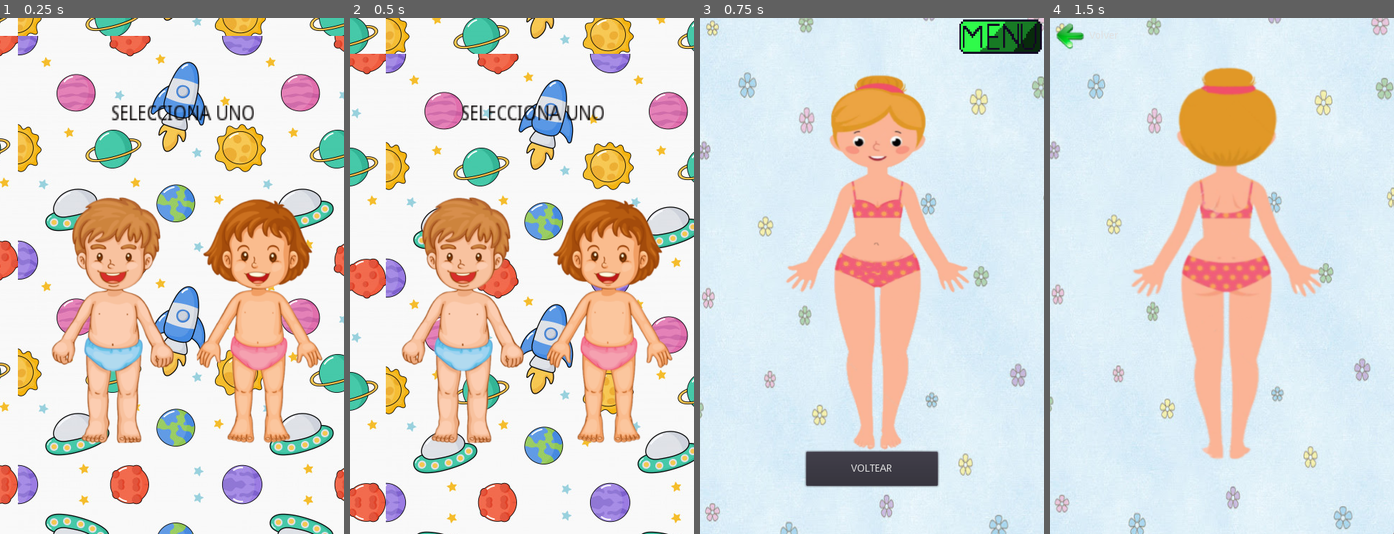
Above: before the commit, frames 1-4 (left to right).
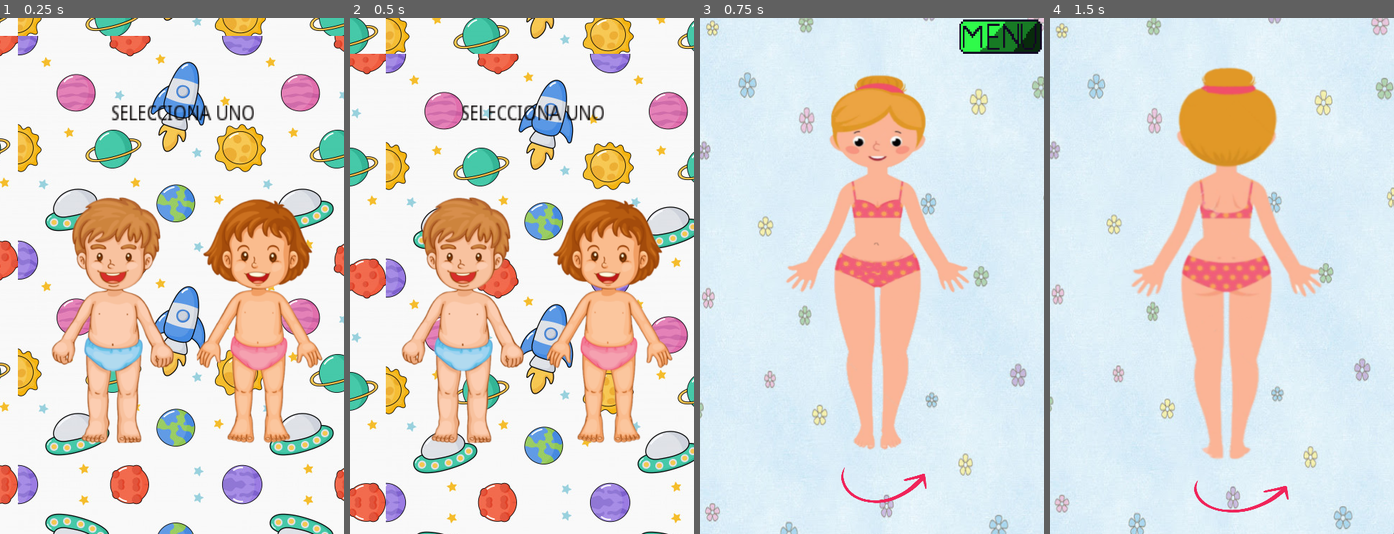
Above: after the commit, the same moments.

Repository: CristinaVinanzaca/vinculacion
Game: Godot game, scene res://Menuinicio.tscn
Two runs of this game, one before a commit and one after it. Both use one fixed random seed, a clock stepped at 60 frames per second and the inputs below.
Inputs (mouse positions are in pixels of both pictures, inside the frame that each line leads up to; where the layout moved, square brackets give the same spot in the first picture):
- Up to frame 1 (0.25 s): no input
- Up to frame 2 (0.5 s): no input
- Up to frame 3 (0.75 s): click (913, 317) at 0.5 s
- Up to frame 4 (1.5 s): click (1232, 482) [1222, 466] at 1.25 s

Frames 1-2 are identical in both runs. In frame 3, 2.9% of the frame differs, in the area x 30-70%, y 83-95%; in frame 4, 0.5%.

Commit message:
Flechas de dar la vuelta al cuerpo
cambios de bonotes y arreglos de inconformidad

Diff:
--- a/vinculacionppp/escenas/espaldaMujer.tscn
+++ b/vinculacionppp/escenas/espaldaMujer.tscn
@@ -3,7 +3,7 @@
 [ext_resource path="res://Node2D.gd" type="Script" id=1]
 [ext_resource path="res://imagen/fondos/fonfo niña.jpg" type="Texture" id=2]
 [ext_resource path="res://imagen/cuerposXD/niñaAtrasSF.png" type="Texture" id=3]
-[ext_resource path="res://imagen/return verde.png" type="Texture" id=4]
+[ext_resource path="res://imagen/flecha-color-e1454f.png" type="Texture" id=4]
 
 [node name="Node2D" type="Node2D"]
 script = ExtResource( 1 )
@@ -19,11 +19,11 @@
 texture = ExtResource( 3 )
 
 [node name="voltear" type="Button" parent="."]
-margin_left = 2.0
-margin_top = 2.0
-margin_right = 107.0
-margin_bottom = 48.0
-text = "Volver"
+margin_left = 180.0
+margin_top = 632.0
+margin_right = 732.0
+margin_bottom = 968.0
+rect_scale = Vector2( 0.309908, 0.18188 )
 icon = ExtResource( 4 )
 flat = true
 __meta__ = {
--- a/vinculacionppp/escenas/niñoEspalda.tscn
+++ b/vinculacionppp/escenas/niñoEspalda.tscn
@@ -3,10 +3,10 @@
 [ext_resource path="res://escenas/niñoEspalda.gd" type="Script" id=1]
 [ext_resource path="res://imagen/fondos/fondoniños.png" type="Texture" id=2]
 [ext_resource path="res://imagen/cuerposXD/niñoAtrasSF.png" type="Texture" id=3]
-[ext_resource path="res://imagen/return verde.png" type="Texture" id=4]
+[ext_resource path="res://imagen/flecha-color-e1454f.png" type="Texture" id=4]
 
 [node name="Node2D" type="Node2D"]
-position = Vector2( -3.84244, 3.84244 )
+position = Vector2( -3.84244, 18.8391 )
 script = ExtResource( 1 )
 
 [node name="fondo" type="Sprite" parent="."]
@@ -20,11 +20,11 @@
 texture = ExtResource( 3 )
 
 [node name="voltear" type="Button" parent="."]
-margin_left = 2.0
-margin_top = -4.0
-margin_right = 54.0
-margin_bottom = 42.0
-text = "Volver"
+margin_left = 186.0
+margin_top = 614.0
+margin_right = 738.0
+margin_bottom = 950.0
+rect_scale = Vector2( 0.295741, 0.216439 )
 icon = ExtResource( 4 )
 flat = true
 __meta__ = {
--- a/vinculacionppp/escenas/niñoFrente.tscn
+++ b/vinculacionppp/escenas/niñoFrente.tscn
@@ -1,9 +1,10 @@
-[gd_scene load_steps=5 format=2]
+[gd_scene load_steps=6 format=2]
 
 [ext_resource path="res://escenas/niñoFrente.gd" type="Script" id=1]
 [ext_resource path="res://imagen/fondos/fondoniños.png" type="Texture" id=2]
 [ext_resource path="res://imagen/cuerposXD/niñoFrenteSF.png" type="Texture" id=3]
 [ext_resource path="res://imagen/menu.png" type="Texture" id=4]
+[ext_resource path="res://imagen/flecha-color-e1454f.png" type="Texture" id=5]
 
 [node name="Node2D" type="Node2D"]
 script = ExtResource( 1 )
@@ -79,6 +80,9 @@
 margin_top = 197.881
 margin_right = 302.178
 margin_bottom = 253.881
+__meta__ = {
+"_edit_use_anchors_": false
+}
 
 [node name="mano1" type="TextureButton" parent="."]
 margin_left = 129.0
@@ -121,6 +125,9 @@
 margin_top = 415.119
 margin_right = 307.0
 margin_bottom = 447.119
+__meta__ = {
+"_edit_use_anchors_": false
+}
 
 [node name="canilla" type="TextureButton" parent="."]
 margin_left = 186.119
@@ -153,11 +160,16 @@
 margin_bottom = 315.0
 
 [node name="Voltear" type="Button" parent="."]
-margin_left = 157.476
-margin_top = 607.0
-margin_right = 334.476
-margin_bottom = 642.0
-text = "VOLTEAR"
+margin_left = 182.932
+margin_top = 594.272
+margin_right = 734.932
+margin_bottom = 930.272
+rect_scale = Vector2( 0.222173, 0.17856 )
+icon = ExtResource( 5 )
+flat = true
+__meta__ = {
+"_edit_use_anchors_": false
+}
 
 [node name="Buttonvolvermenu" type="Button" parent="."]
 margin_left = 366.538
--- a/vinculacionppp/escenas/secundaria.tscn
+++ b/vinculacionppp/escenas/secundaria.tscn
@@ -1,8 +1,9 @@
-[gd_scene load_steps=6 format=2]
+[gd_scene load_steps=7 format=2]
 
 [ext_resource path="res://escenas/secundaria.gd" type="Script" id=1]
 [ext_resource path="res://imagen/fondos/fonfo niña.jpg" type="Texture" id=2]
 [ext_resource path="res://imagen/cuerposXD/niñaFrenteSF.png" type="Texture" id=3]
+[ext_resource path="res://imagen/flecha-color-e1454f.png" type="Texture" id=4]
 [ext_resource path="res://sound/mujer/ombligo_mujer.ogg" type="AudioStream" id=5]
 [ext_resource path="res://imagen/menu.png" type="Texture" id=6]
 
@@ -22,11 +23,16 @@
 offset = Vector2( 124.857, 156.643 )
 
 [node name="voltear" type="Button" parent="."]
-margin_left = 148.0
-margin_top = 605.0
-margin_right = 332.0
-margin_bottom = 653.0
-text = "VOLTEAR"
+margin_left = 178.238
+margin_top = 612.56
+margin_right = 730.238
+margin_bottom = 948.56
+rect_scale = Vector2( 0.280004, 0.199998 )
+icon = ExtResource( 4 )
+flat = true
+__meta__ = {
+"_edit_use_anchors_": false
+}
 
 [node name="prueba" type="AudioStreamPlayer" parent="."]
 stream = ExtResource( 5 )
Binary file added: vinculacionppp/imagen/108339190-cute-cartoon-little-girl-in-underwear-front-and-back-body-part-anatomy-template-isolated-dasillu-removebg-preview.png
Not shown, added: vinculacionppp/imagen/108339190-cute-cartoon-little-girl-in-underwear-front-and-back-body-part-anatomy-template-isolated-dasillu-removebg-preview.png.import
Binary file added: vinculacionppp/imagen/flecha-color-e1454f.png
Not shown, added: vinculacionppp/imagen/flecha-color-e1454f.png.import
Not shown, added: vinculacionppp/imagen/flecha_de_voltear.jpg.import
Not shown, added: vinculacionppp/imagen/sticker-png-red-and-blue-circle-arrow-art-illustration-arrow-euclidean-arrows-blue-text-happy-birthday-vector-images-3d-arrows-thumbnail.png.import
